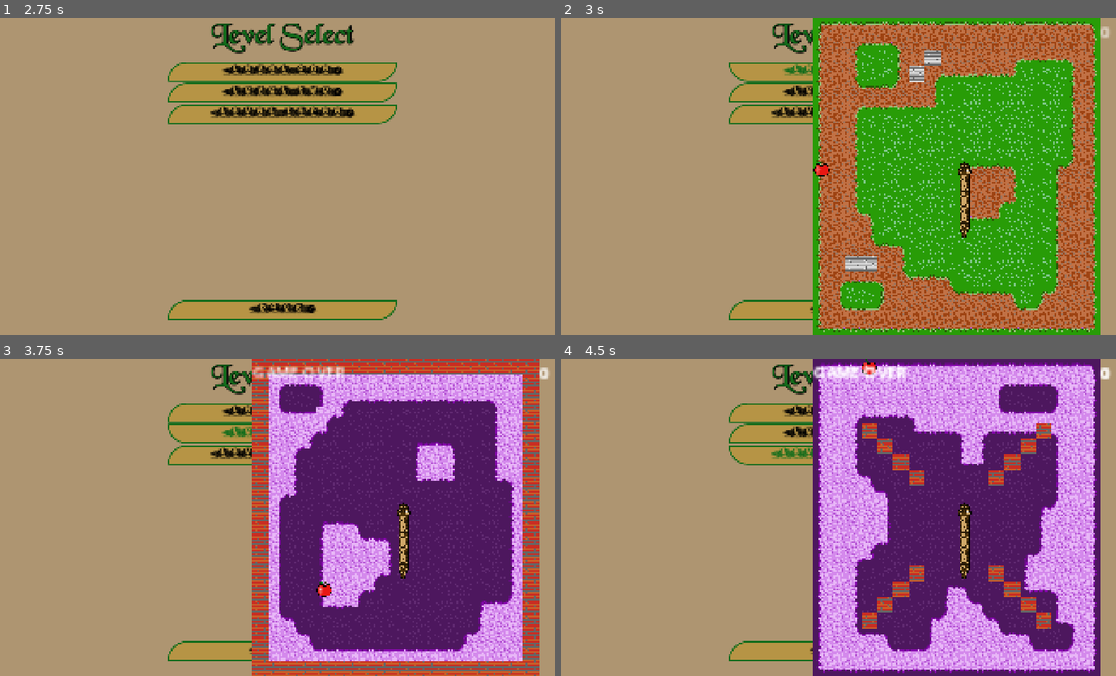
Above: before the commit, frames 1-4 (two rows, left to right).
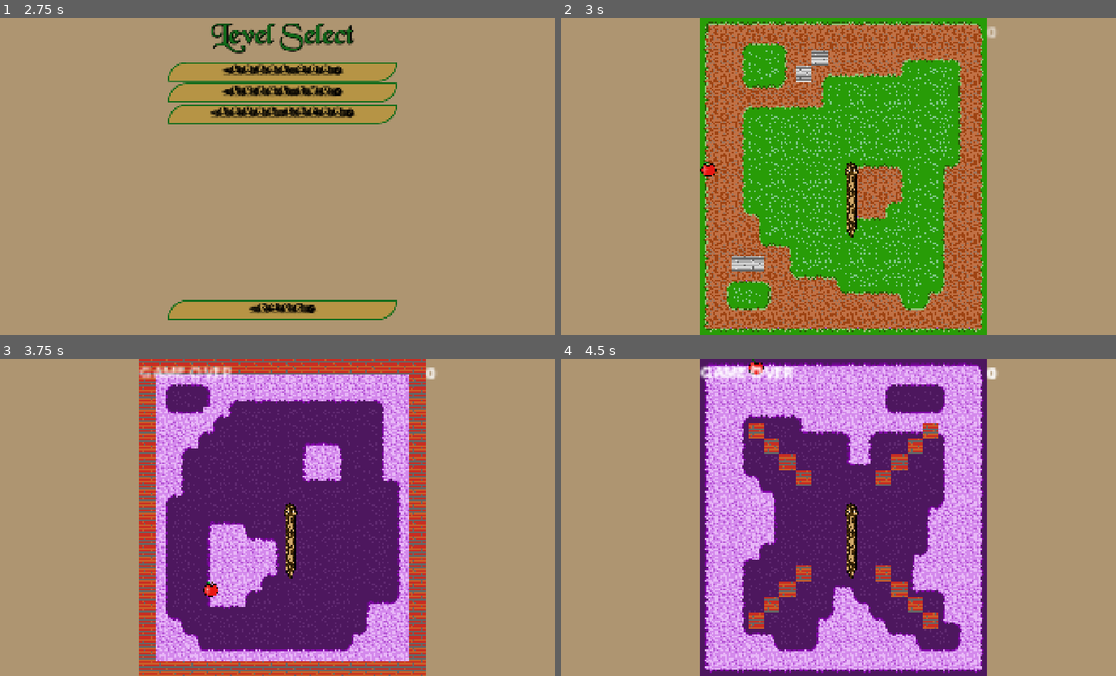
Above: after the commit, the same moments.

Repository: B-nce/Snake
Game: Godot game, scene res://scenes/main_menu_scene/main_menu.tscn
Two runs of this game, one before a commit and one after it. Both use one fixed random seed, a clock stepped at 60 frames per second and the inputs below.
Inputs:
- Up to frame 1 (2.75 s): click "(New Game)" at 0.5 s; click "(New Game)" at 1.25 s; click "(Level select)" at 2 s
- Up to frame 2 (3 s): click "(Level one)" at 2.75 s
- Up to frame 3 (3.75 s): click "(Level two)" at 3.5 s
- Up to frame 4 (4.5 s): click "(Level three)" at 4.25 s

Frame 1 is identical in both runs. In frame 2, 62% of the frame differs, in the area x 25-99%, y 0-100%; in frame 3, 60%; in frame 4, 61%.

Commit message:
centering fix

Diff:
--- a/snake/scenes/level_base/level_base.gd
+++ b/snake/scenes/level_base/level_base.gd
@@ -30,12 +30,13 @@
 func _initialize_map_and_player() -> void:
 	var viewport_size: Vector2 = get_viewport().get_visible_rect().size
 	var new_scale: float = viewport_size.y / (self.map_size_in_tiles.y * Constants.SPRITE_SIZE)
-	var horizontal_offset: float = (viewport_size.x  / 2) - 101
+	var map_border_size: Vector2 = self.map_size_in_tiles * new_scale * Constants.SPRITE_SIZE
+	var horizontal_offset: float = (viewport_size.x  / 2) - (map_border_size.x / 2)
 	#make map fill the screen vertically and center horizontally
 	self.scale = Vector2(new_scale, new_scale)
 	self.position.x += horizontal_offset
 	#player needs to be set separately since it's top layer
-	player.map_border = Rect2(Vector2(horizontal_offset, 0), (self.map_size_in_tiles * self.scale) * Constants.SPRITE_SIZE)
+	player.map_border = Rect2(Vector2(horizontal_offset, 0), map_border_size)
 	player.scale = self.scale
 	player.position *= self.scale
 	player.position.x += horizontal_offset
